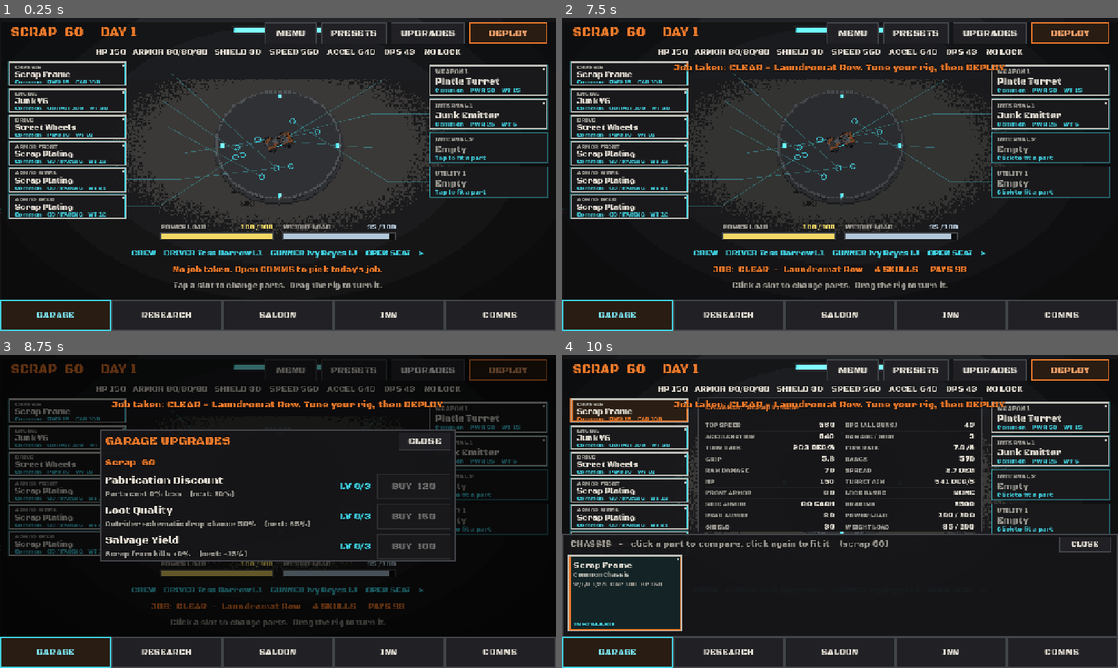
Above: before the commit, frames 1-4 (two rows, left to right).
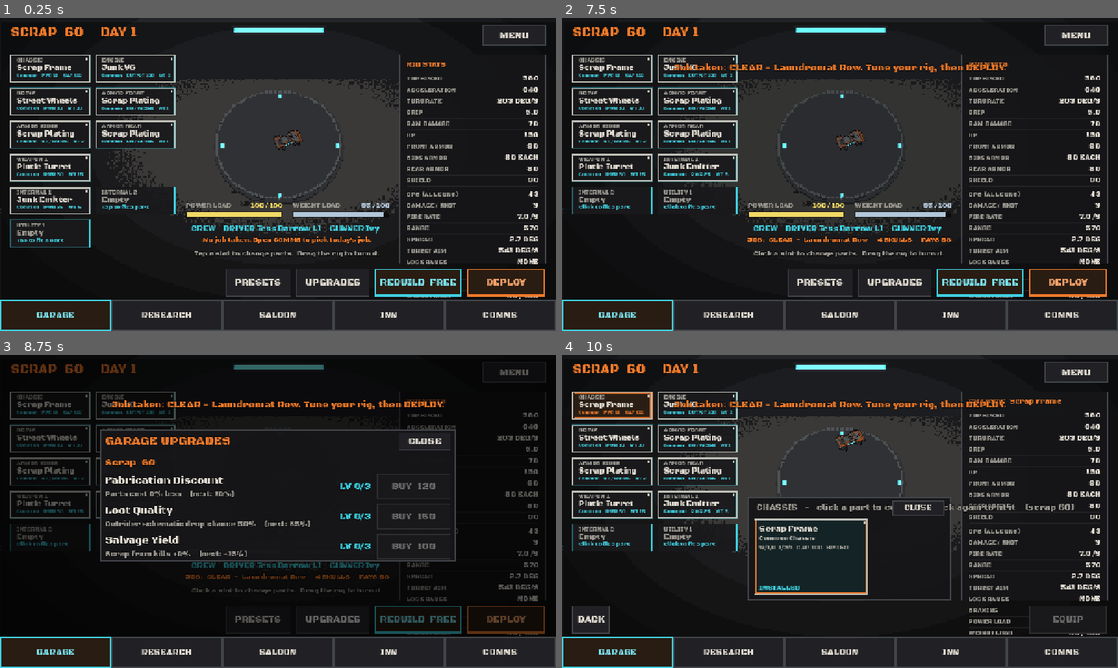
Above: after the commit, the same moments.

Repository: Asmogius/helriders-game
Game: Godot game, scene res://scenes/garage.tscn
Same seed, same stepped clock (60 frames per second), same inputs: the game is played once before the commit and once after it.
Inputs (mouse positions are in pixels of both pictures, inside the frame that each line leads up to):
- Up to frame 1 (0.25 s): no input
- Up to frame 2 (7.5 s): click "GARAGE" at 0.5 s; click "RESEARCH" at 1.25 s; click "SALOON" at 2 s; click "INN" at 2.75 s; click "COMMS" at 3.5 s; click "CREW DRIVER Tess Barrow L1 GU…" at 4.25 s; click (612, 68) at 5.02 s; click "UPGRADES" at 5.75 s; click (695, 68) at 6.52 s; click (1067, 33) at 7.25 s, where only the run before the commit has a clickable "DEPLOY"
- Up to frame 3 (8.75 s): click "UPGRADES" at 8 s
- Up to frame 4 (10 s): click (979, 617) at 8.75 s, where only the run after the commit has a clickable "REBUILD FREE"; click (628, 411) at 9.52 s

The runs differ from the first frame. In frame 1, 21% of the frame differs, in the area x 1-99%, y 1-90%; in frame 2, 21%; in frame 3, 11%; in frame 4, 29%, in the area x 0-100%, y 1-90%.
Error after the commit: Cannot call method 'get_child' on a null value. (res://scripts/garage_layout.gd:169)

Commit message:
V2.3 sample: garage reading order on UI's grid (slot grid left, rig centre, stats right, one action bar); open slot lights its part on the rig (no callout lines)

Diff:
--- a/scripts/garage.gd
+++ b/scripts/garage.gd
@@ -66,6 +66,8 @@
 
 var _rig_holder: Node2D
 const WorkshopRoom := preload("res://scripts/workshop_room.gd")   # V2 sample (P6)
+const GarageLayout := preload("res://scripts/garage_layout.gd")   # V2.3 sample: reading order
+const GarageFocus := preload("res://scripts/garage_focus.gd")     # V2.3 sample: open slot lights its part
 var _workshop: Control
 var _rig_touch: Control
 var _stat_sheet: StatSheet
@@ -122,6 +124,9 @@
 	_workshop = WorkshopRoom.new()
 	add_child(_workshop)
 	_workshop.set_open(true, true)
+	var focus := GarageFocus.new()
+	focus.garage = self
+	add_child(focus)
 
 	_build_rig_area()
 	_build_top_bar()
@@ -208,6 +213,7 @@
 	_callouts.visible = not on
 	_rings.visible = not on
 	_rig_touch.mouse_filter = Control.MOUSE_FILTER_IGNORE if on else Control.MOUSE_FILTER_STOP
+	GarageLayout.apply(self)   # V2.3 sample
 
 
 ## First tap on a card previews it; a second tap on the same card fits it.
@@ -516,6 +522,7 @@
 			tag.offset_top = y
 			tag.offset_bottom = y + h
 			y += h + gap
+	GarageLayout.apply(self)   # V2.3 sample: the slot grid
 
 
 func _build_sheet() -> void:
@@ -587,6 +594,7 @@
 func _layout() -> void:
 	# The rig sits in the middle, nudged up so the sheet doesn't cover it.
 	_rig_holder.position = Vector2(size.x * 0.5, 290.0)
+	GarageLayout.apply(self)   # V2.3 sample
 
 
 # --- Refresh ---------------------------------------------------------------------
@@ -1140,6 +1148,7 @@
 	_saloon.visible = tab_name == "SALOON"
 	_research.visible = tab_name == "RESEARCH"
 	_rig_holder.visible = tab_name == "GARAGE" and not _stat_sheet.visible   # V0.1
+	GarageLayout.apply(self)   # V2.3 sample
 	if tab_name == "GARAGE":
 		_close_overlay()
 		return
@@ -1338,6 +1347,7 @@
 	const Loadout := preload("res://scripts/loadout.gd")
 	const BulletPool := preload("res://scripts/bullet_pool.gd")
 	const ROW_H := 26.0
+	var single_column := false   # V2.3 sample: one tall column (garage_layout.gd)
 	# [label, key, higher is better, decimals, suffix]
 	const LEFT := [
 		["TOP SPEED", "speed", true, 0, ""],
@@ -1431,8 +1441,13 @@
 		draw_rect(Rect2(Vector2.ZERO, size), UI.PANEL_EDGE, false, 2.0)
 		draw_string(font, Vector2(16, 28), title, HORIZONTAL_ALIGNMENT_LEFT, size.x - 32.0, 17, T.COL_ORANGE)
 		var col_w := (size.x - 56.0) / 2.0
-		_column(font, LEFT, Vector2(16, 42), col_w)
-		_column(font, RIGHT, Vector2(40 + col_w, 42), col_w)
+		if single_column:   # V2.3 sample: the stats panel on the right
+			col_w = size.x - 32.0
+			_column(font, LEFT, Vector2(16, 34), col_w)
+			_column(font, RIGHT, Vector2(16, 34 + LEFT.size() * ROW_H + 6.0), col_w)
+		else:
+			_column(font, LEFT, Vector2(16, 42), col_w)
+			_column(font, RIGHT, Vector2(40 + col_w, 42), col_w)
 		var count := maxi(int(now.weapon_count), int(after.weapon_count))
 		if count > 1:
 			draw_string(font, Vector2(40 + col_w, 47), "gun rows show WEAPON %d" % (int(now.weapon) + 1), HORIZONTAL_ALIGNMENT_RIGHT, col_w, 12, UI.TEXT_DIM)
--- /dev/null
+++ b/scripts/garage_focus.gd
@@ -0,0 +1,90 @@
+extends Node
+## V2.3 sample (P6): while a slot card is open, its part lights up on the rig
+## (an additive copy of that part's sprite sheet, pulsing), instead of callout
+## lines. Uses the rig's own art: part layers (drive, armor, utility and
+## internal kits), turret sheets (weapons), the hull (chassis and engine: the
+## engine has no layer of its own). Code-drawn rigs (no art) get nothing.
+
+const Vehicle := preload("res://scripts/vehicle.gd")
+const T := preload("res://scripts/tuning.gd")
+const LAYER_FOR := {   # fitted part id -> its layer on the hull sheet
+	"shock_pulse": "shock_emitter", "emergency_patch": "patch_kit", "mine_dropper": "mine_rack",
+	"targeting_computer": "sensor_dish", "advanced_targeting": "sensor_dish", "roll_cage": "roll_cage",
+}
+
+var garage: Control
+var _overlay: Sprite2D = null
+var _target: Sprite2D = null
+var _t := 0.0
+
+
+## The sprite that shows slot `i`'s part on `rig`, or null.
+static func target_for(rig: Node2D, slot: Dictionary, part_id: String) -> Sprite2D:
+	var hull: Sprite2D = rig.get("_hull_art")
+	if hull == null:
+		return null
+	var layers: Dictionary = rig.get("_layer_sprites")
+	var key := String(slot.key)
+	match key:
+		"chassis", "engine":
+			return hull
+		"drive", "armor_front", "armor_sides", "armor_rear":
+			var prefix := "drive:" if key == "drive" else "armor:"
+			for id: String in layers:
+				if id.begins_with(prefix):
+					return layers[id]
+			return null
+		"weapons":
+			var turrets: Array = rig.get("_turrets")
+			var i := int(slot.index)
+			if i < turrets.size() and turrets[i] != null and turrets[i].get("art") != null:
+				return turrets[i].art
+			for id: String in ["nose_guns_hot", "nose_guns"]:
+				if layers.has(id):
+					return layers[id]
+			return null
+		_:
+			var layer: String = LAYER_FOR.get(part_id, "")
+			return layers.get(layer, null)
+
+
+func _process(delta: float) -> void:
+	_t += delta
+	var want: Sprite2D = null
+	if garage != null and int(garage.get("selected")) >= 0 and garage.get("preview") != null:
+		var i := int(garage.get("selected"))
+		var slot: Dictionary = garage.SLOTS[i]
+		want = target_for(garage.get("preview"), slot, garage.call("_slot_part", slot))
+	if want != _target:
+		_clear()
+		_target = want
+		if want != null:
+			_overlay = Sprite2D.new()
+			_overlay.name = "FocusGlow"
+			var mat := CanvasItemMaterial.new()
+			mat.blend_mode = CanvasItemMaterial.BLEND_MODE_ADD
+			_overlay.material = mat
+			_overlay.texture_filter = CanvasItem.TEXTURE_FILTER_NEAREST
+			want.add_child(_overlay)
+	if _overlay != null and is_instance_valid(_target):
+		_overlay.texture = _target.texture
+		_overlay.hframes = _target.hframes
+		_overlay.vframes = _target.vframes
+		_overlay.frame = _target.frame
+		_overlay.centered = _target.centered
+		_overlay.offset = _target.offset
+		_overlay.modulate = Color(T.COL_ORANGE, 0.35 + 0.2 * sin(_t * 5.0))
+	elif _overlay != null:
+		_clear()
+
+
+func _clear() -> void:
+	if _overlay != null and is_instance_valid(_overlay):
+		_overlay.queue_free()
+	_overlay = null
+	_target = null
+
+
+## Tests: the sprite lit now (null when nothing is).
+func lit() -> Sprite2D:
+	return _target if _overlay != null else null
--- /dev/null
+++ b/scripts/garage_layout.gd
@@ -0,0 +1,190 @@
+extends RefCounted
+## V2.3 sample (P6/P7): the GARAGE tab's reading order, one grid.
+##   left:   the slot cards, a 2-column grid
+##   centre: the rig (the hero) on its floor pad, power/weight under it,
+##           the part sheet under that when a slot is open
+##   right:  the stats, one panel (always on; shows now -> after while previewing)
+##   bottom: one action bar above the station tabs (BACK / EQUIP while a slot
+##           is open, PRESETS / UPGRADES / REBUILD / DEPLOY otherwise)
+## No callout lines: the open slot's part lights up on the rig (garage_focus.gd).
+## garage.gd builds the nodes as before and calls apply() from _layout(),
+## _layout_tags() and _show_stat_sheet(), so the rarity code (P1) is untouched.
+## Grid: UI's shared layout grid (ui_theme.gd, PR #57): MARGIN, GAP, GRID,
+## BAR_H, MIN_TOUCH and safe_rect(). The action bar sits on top of the station
+## tabs (the footer is the screen's bottom bar), so it is placed here rather
+## than with UI.bottom_bar(), which assumes it is the bottom-most bar.
+
+const UI := preload("res://scripts/ui_theme.gd")
+const T := preload("res://scripts/tuning.gd")
+
+const M := UI.MARGIN
+const GAP := UI.GAP
+const BAR_H := UI.BAR_H              # action bar, buttons MIN_TOUCH tall
+const TOP_H := 6.0 * UI.GRID         # top bar row (scrap / day, MENU): 48
+const CARD_W := 23.0 * UI.GRID       # slot card cell: 184 x 64
+const CARD_H := UI.MIN_TOUCH
+const STATS_W := 42.0 * UI.GRID      # 336
+const RIG_Y := 0.42      # rig centre, fraction of the content height
+const OPEN_SCALE := 0.72 # rig scale while the part sheet is open
+
+
+static func left_w() -> float:
+	return CARD_W * 2.0 + GAP
+
+
+## The three columns for a garage of `size`: [left, centre, right] Rects.
+static func columns(size: Vector2, footer_h: float, safe := Rect2()) -> Array[Rect2]:
+	if not safe.has_area():
+		safe = Rect2(Vector2(M, M), size - Vector2(2.0 * M, 2.0 * M))
+	var top := safe.position.y + TOP_H + GAP
+	var bottom := size.y - footer_h - BAR_H - GAP
+	var h := bottom - top
+	var left := Rect2(safe.position.x, top, left_w(), h)
+	var right := Rect2(safe.end.x - STATS_W, top, STATS_W, h)
+	var cx := left.end.x + GAP * 2.0
+	var centre := Rect2(cx, top, right.position.x - GAP * 2.0 - cx, h)
+	return [left, centre, right]
+
+
+static func _place(c: Control, r: Rect2) -> void:
+	c.set_anchors_preset(Control.PRESET_TOP_LEFT)
+	c.position = r.position
+	c.size = r.size
+	c.offset_left = r.position.x
+	c.offset_top = r.position.y
+	c.offset_right = r.end.x
+	c.offset_bottom = r.end.y
+
+
+static func apply(g: Control) -> void:
+	if g.get("_deploy") == null or g.get("_stat_sheet") == null:
+		return
+	var size: Vector2 = g.size
+	if size.x < 10.0:
+		return
+	var footer_h: float = g.FOOTER_H
+	var safe := UI.safe_rect(g) if g.is_inside_tree() else Rect2()
+	var cols := columns(size, footer_h, safe)
+	var left: Rect2 = cols[0]
+	var centre: Rect2 = cols[1]
+	var right: Rect2 = cols[2]
+	var open: bool = int(g.get("selected")) >= 0
+	var on_garage: bool = g.get("tab") == "GARAGE"
+
+	# --- left: slot cards, 2 columns, top-down in slot order -----------------
+	var tags: Array = g.get("_tags")
+	var k := 0
+	for tag: Control in tags:
+		if not tag.visible:
+			continue
+		tag.set("side", 0)
+		tag.set("compact", true)
+		var r := Rect2(left.position + Vector2((k % 2) * (CARD_W + GAP), (k / 2) * (CARD_H + GAP)), Vector2(CARD_W, CARD_H))
+		_place(tag, r)
+		k += 1
+
+	# --- no callout lines or rings; the focus pass marks the part instead ----
+	(g.get("_callouts") as CanvasItem).visible = false
+	(g.get("_rings") as CanvasItem).visible = false
+	var stats_label: Control = g.get("_stats_label")
+	stats_label.visible = false   # the stats panel says it all
+
+	# --- right: the stats panel, always on the GARAGE tab --------------------
+	var sheet_stats: Control = g.get("_stat_sheet")
+	sheet_stats.set("single_column", true)
+	_place(sheet_stats, right)
+	sheet_stats.visible = on_garage and g.profile.has_rig()
+	if not open and sheet_stats.visible:
+		var now: Dictionary = g.call("_built", g.profile.rig)
+		sheet_stats.call("set_data", "RIG STATS", now, now, 0)
+
+	# --- centre: rig, meters, crew / job / hint, or the part sheet -----------
+	var holder: Node2D = g.get("_rig_holder")
+	var sheet: Control = g.get("_sheet")
+	var sheet_h: float = g.SHEET_H
+	var rig_area := centre
+	if open:
+		rig_area = Rect2(centre.position, Vector2(centre.size.x, centre.size.y - sheet_h - GAP))
+		_place(sheet, Rect2(centre.position.x, centre.end.y - sheet_h, centre.size.x, sheet_h))
+	holder.position = Vector2(rig_area.get_center().x, rig_area.position.y + rig_area.size.y * (0.5 if open else RIG_Y))
+	holder.scale = Vector2.ONE * (OPEN_SCALE if open else 1.0)
+	holder.visible = on_garage and g.profile.has_rig()
+	var touch: Control = g.get("_rig_touch")
+	_place(touch, rig_area)
+	touch.mouse_filter = Control.MOUSE_FILTER_IGNORE if open else Control.MOUSE_FILTER_STOP
+	var meter: Control = g.get("_power_meter")
+	var y := centre.end.y - 3.0 * 32.0 - 48.0
+	_place(meter, Rect2(centre.position.x, y, centre.size.x, 44.0))
+	meter.visible = not open and g.profile.has_rig()
+	y += 48.0
+	for name: String in ["_crew_line", "_job", "_hint"]:
+		var c: Control = g.get(name)
+		_place(c, Rect2(centre.position.x, y, centre.size.x, 4.0 * UI.GRID))
+		if c is Label:
+			(c as Label).clip_text = true
+			(c as Label).add_theme_font_size_override("font_size", 16)
+		y += 4.0 * UI.GRID
+	(g.get("_crew_line") as Control).visible = not open
+	(g.get("_job") as Control).visible = not open
+	(g.get("_hint") as Control).visible = not open
+	var no_rig: Control = g.get("_no_rig")
+	_place(no_rig, Rect2(centre.position.x, centre.position.y + 120.0, centre.size.x, 120.0))
+
+	# --- bottom: one action bar ------------------------------------------------
+	_action_bar(g, size, footer_h, open, safe)
+
+
+static func _action_bar(g: Control, size: Vector2, footer_h: float, open: bool, safe: Rect2) -> void:
+	if not safe.has_area():
+		safe = Rect2(Vector2(M, M), size - Vector2(2.0 * M, 2.0 * M))
+	var deploy: Button = g.get("_deploy")
+	var bar: HBoxContainer = deploy.get_parent()
+	if not bar.has_meta("v23"):
+		bar.set_meta("v23", true)
+		var menu: Button = bar.get_child(0)          # MENU goes up to the top bar
+		bar.remove_child(menu)
+		g.add_child(menu)
+		g.move_child(menu, bar.get_index())   # same depth as before (stations cover it)
+		menu.set_meta("v23_menu", true)
+		var back := Button.new()
+		back.text = "BACK"
+		back.name = "Back"
+		back.focus_mode = Control.FOCUS_NONE
+		back.pressed.connect(g.close_sheet)
+		bar.add_child(back)
+		bar.move_child(back, 0)
+		var spacer := Control.new()
+		spacer.name = "Spacer"
+		spacer.size_flags_horizontal = Control.SIZE_EXPAND_FILL
+		bar.add_child(spacer)
+		bar.move_child(spacer, 1)
+		var equip := Button.new()
+		equip.text = "EQUIP"
+		equip.name = "Equip"
+		equip.focus_mode = Control.FOCUS_NONE
+		equip.custom_minimum_size = Vector2(180, 0)
+		UI.accent(equip, T.COL_ORANGE)
+		equip.pressed.connect(func() -> void: g.choose(g.get("_preview")))
+		bar.add_child(equip)
+		(g.get("_sheet") as Control).get_child(1).visible = false   # sheet's CLOSE: BACK does it
+	bar.alignment = BoxContainer.ALIGNMENT_BEGIN
+	bar.add_theme_constant_override("separation", int(GAP))
+	_place(bar, Rect2(safe.position.x, size.y - footer_h - BAR_H, safe.size.x, UI.MIN_TOUCH))
+	for b: Node in bar.get_children():
+		if b is Button:
+			(b as Button).custom_minimum_size.y = UI.MIN_TOUCH
+	var on_garage: bool = g.get("tab") == "GARAGE"
+	bar.visible = on_garage
+	for b: Node in bar.get_children():
+		var n := String(b.name)
+		if n == "Back" or n == "Equip":
+			(b as Control).visible = open
+		elif b is Button:
+			(b as Control).visible = not open
+	if open:
+		var equip: Button = bar.get_node("Equip")
+		var slot: Dictionary = g.SLOTS[int(g.get("selected"))]
+		equip.disabled = g.call("_slot_part", slot) == g.get("_preview")
+	for c: Node in g.get_children():
+		if c.has_meta("v23_menu"):
+			_place(c as Control, Rect2(safe.end.x - 18.0 * UI.GRID, safe.position.y - UI.GRID, 18.0 * UI.GRID, TOP_H))
